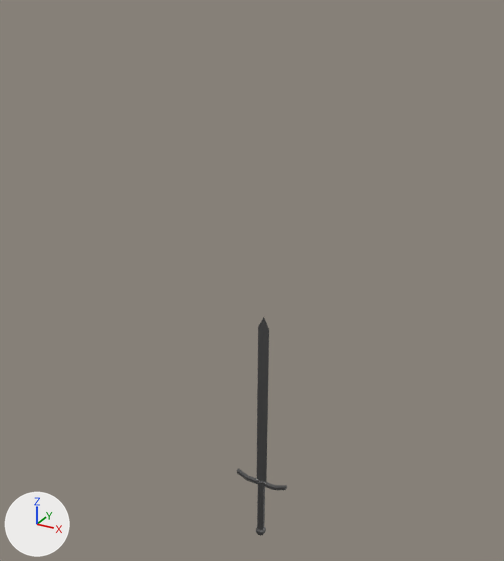
The Blender file Assets/blend files/knight_model.blend: old version first, new version second.
One viewpoint serves both versions: a 50 mm camera at (1.49, -2.81, 2.78) aimed at (-0.11, 0.09, 1.32). The lights are fixed; the arrows at lower left show +X, +Y and +Z.

The scene before the commit, as lines of its bpy script (objects in view):
```python
ob_cube = bpy.data.objects.new('Cube', me_cube_001)
ob_cube.location = (0.0, -0.001, 0.009)
ob_cube.scale = (0.267, 0.267, 0.267)
ob_cube_002 = bpy.data.objects.new('Cube.002', me_cube_002)
ob_cube_002.location = (0.131, 0.078, 0.304)
ob_cube_002.rotation_euler = (0.000702, 0.000282, -0.0146)  # degrees (0, 0, -0.8)
ob_cube_002.scale = (0.267, 0.267, 0.267)
ob_cube_003 = bpy.data.objects.new('Cube.003', me_cube_004)
ob_cube_003.location = (-0.317, 0.088, 1.48)
ob_cube_003.rotation_euler = (-0.000141, 0.0, 0.0)  # degrees (0, 0, 0)
ob_cube_003.scale = (0.267, 0.267, 0.267)
ob_cube_006 = bpy.data.objects.new('Cube.006', me_cube_005)
ob_cube_006.location = (0.317, 0.088, 1.48)
ob_cube_006.rotation_euler = (-0.000141, 0.0, 0.0)  # degrees (0, 0, 0)
ob_cube_006.scale = (0.267, 0.267, 0.267)
ob_cube_007 = bpy.data.objects.new('Cube.007', me_cube_006)
ob_cube_007.location = (0.001, 0.017, 1.084)
ob_cube_007.scale = (0.267, 0.267, 0.267)
ob_cube_008 = bpy.data.objects.new('Cube.008', me_cube_007)
ob_cube_008.location = (-0.003, 0.004, 0.009)
ob_cube_008.rotation_euler = (0.00152, 0.000627, -0.0317)  # degrees (0.1, 0, -1.8)
ob_cube_008.scale = (0.267, 0.267, 0.267)
ob_helmet_001 = bpy.data.objects.new('Helmet.001', me_cube_008)
ob_helmet_001.location = (0.001, 0.039, 1.646)
ob_helmet_001.rotation_euler = (0.0, 0.0, -1.1)  # degrees (0, 0, -63)
ob_sword_001 = bpy.data.objects.new('Sword.001', me_cube_010)
ob_sword_001.location = (0.003, 0.007, 0.01)
```
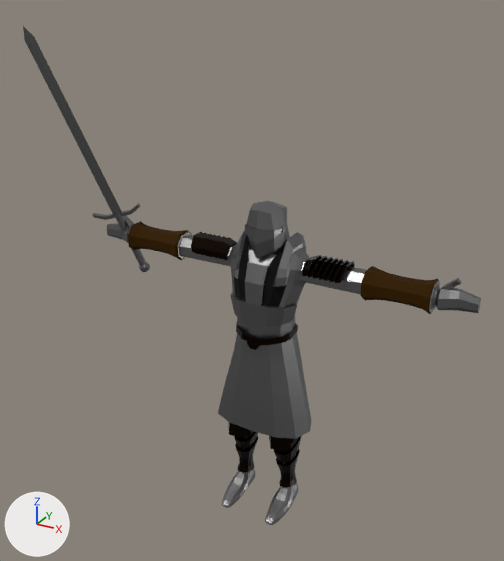
Changed parts and their boxes [x1, y1, x2, y2] in the pictures (504 x 561 px):
'Cube', shown
    after: [107, 215, 481, 525]
'Sword.001', moved, turned
    before: [237, 317, 287, 536]
    after: [23, 26, 150, 272]
'Helmet.001', shown
    after: [245, 201, 290, 259]
'Cube.006', shown (black)
    after: [302, 255, 355, 283]
'Cube.003', shown
    after: [191, 232, 237, 260]
'Cube.002', shown (black)
    after: [274, 436, 302, 488]
'Cube.010', shown (black)
    after: [234, 431, 258, 473]
'Cube.007', shown (black)
    after: [236, 324, 298, 350]
'Cube.008', shown
    after: [269, 436, 293, 452]
'Cube.009', shown
    after: [228, 422, 251, 438]

Diff of the bpy script that builds the scene:
```diff
--- a/Assets/blend files/knight_model.blend.py
+++ b/Assets/blend files/knight_model.blend.py
@@ ob_helmet_001 @@
 ob_helmet_001.rotation_euler = (0.0, 0.0, -1.1)  # degrees (0, 0, -63)
-ob_helmet_001.hide_set(True)
@@ ob_sword_001 @@
 ob_sword_001 = bpy.data.objects.new('Sword.001', me_cube_010)
-ob_sword_001.location = (0.003, 0.007, 0.01)
+ob_sword_001.location = (-0.9, 0.085, 1.457)
+ob_sword_001.rotation_euler = (0.218, -0.305, 0.103)  # degrees (12, -17, 5.9)
@@ ob_cube @@
 ob_cube.scale = (0.267, 0.267, 0.267)
-ob_cube.hide_set(True)
@@ ob_cube_002 @@
 ob_cube_002.scale = (0.267, 0.267, 0.267)
-ob_cube_002.hide_set(True)
@@ ob_cube_003 @@
 ob_cube_003.scale = (0.267, 0.267, 0.267)
-ob_cube_003.hide_set(True)
@@ ob_cube_006 @@
 ob_cube_006.scale = (0.267, 0.267, 0.267)
-ob_cube_006.hide_set(True)
@@ ob_cube_007 @@
 ob_cube_007.scale = (0.267, 0.267, 0.267)
-ob_cube_007.hide_set(True)
@@ ob_cube_008 @@
 ob_cube_008.scale = (0.267, 0.267, 0.267)
-ob_cube_008.hide_set(True)
@@ ob_cube_009 @@
 ob_cube_009.scale = (0.267, 0.267, 0.267)
-ob_cube_009.hide_set(True)
@@ ob_cube_010 @@
 ob_cube_010.scale = (0.267, 0.267, 0.267)
-ob_cube_010.hide_set(True)
```
